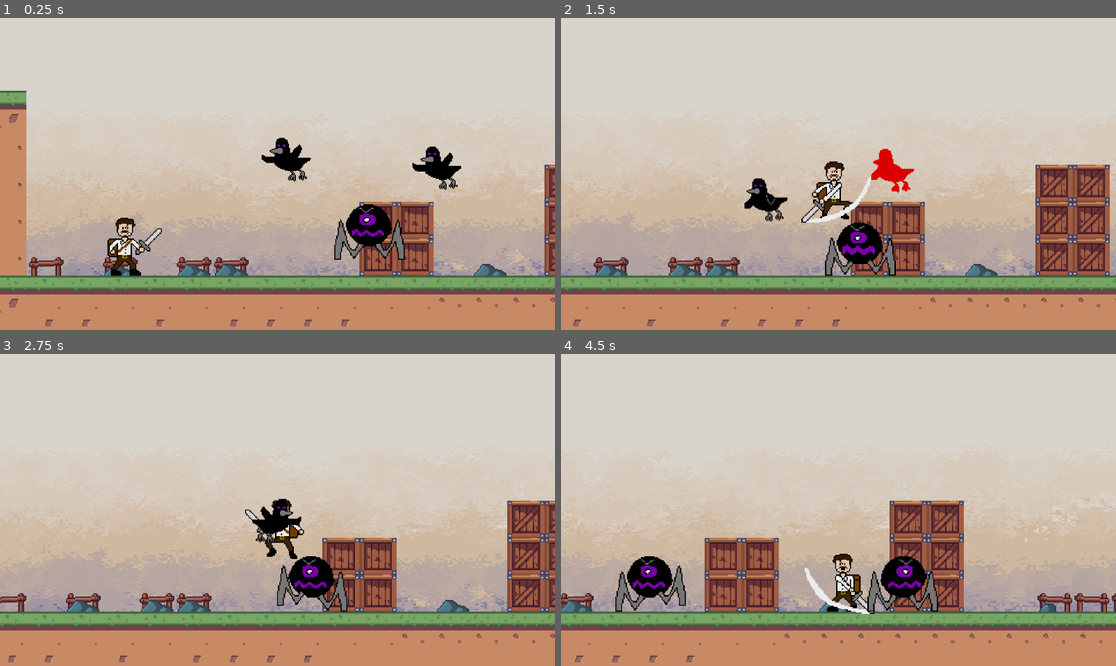
Above: before the commit, frames 1-4 (two rows, left to right).
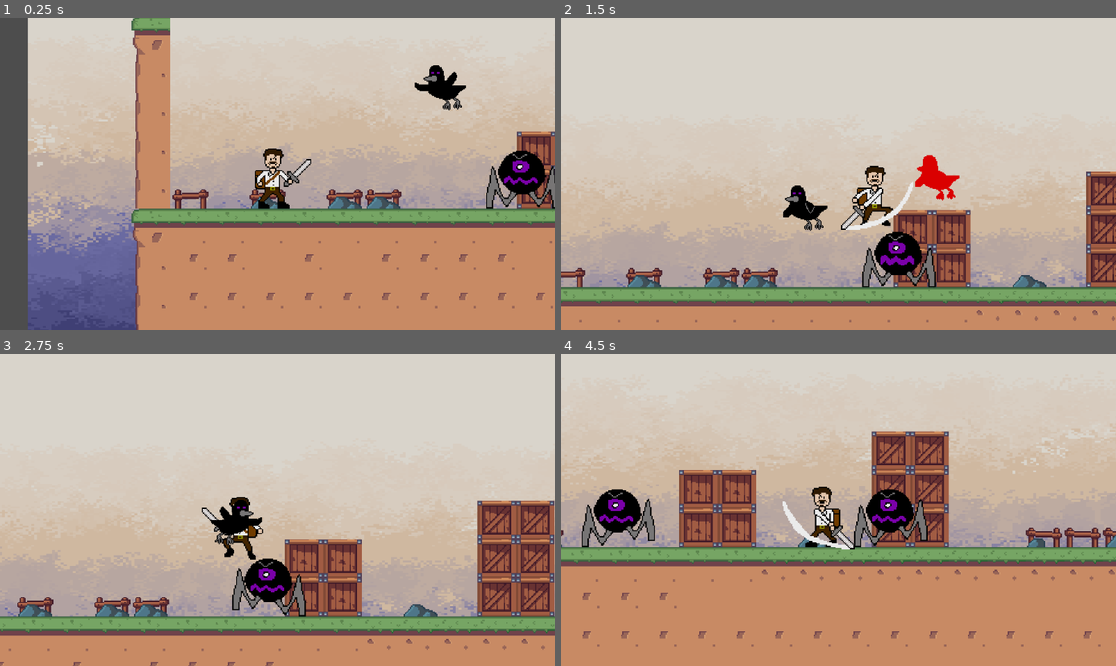
Above: after the commit, the same moments.

Repository: bscott519/ColossalCrisisGame
Game: Godot game, scene res://Scenes/level_1.tscn
Two runs of this game, one before a commit and one after it. Both use one fixed random seed, a clock stepped at 60 frames per second and the inputs below. The engine's default icon, where the game draws it, is replaced by a stand-in: a white triangle on a blue panel in a dark square.
Inputs (mouse positions are in pixels of both pictures, inside the frame that each line leads up to):
- Up to frame 1 (0.25 s): no input
- Up to frame 2 (1.5 s): move the mouse to (960, 158) at 0.52 s; hold D (right) from 0.53 s (still down); click (960, 158) at 0.6 s; tap Space (jump) at 0.77 s; move the mouse to (727, 189) at 1.27 s; right-click (727, 189) at 1.35 s
- Up to frame 3 (2.75 s): tap Space (jump) at 1.52 s; move the mouse to (333, 441) at 2.02 s; release D (right) at 2.03 s; hold A (left) from 2.03 s (still down); click (333, 441) at 2.1 s
- Up to frame 4 (4.5 s): move the mouse to (810, 572) at 2.77 s; release A (left) at 2.78 s; hold D (right) 2.78-4.28 s; right-click (810, 572) at 2.85 s; tap Space (jump) at 3.02, 3.77 s; move the mouse to (1005, 556) at 3.52 s; click (1005, 556) at 3.6 s; move the mouse to (672, 463) at 4.27 s; hold A (left) from 4.28 s (still down); right-click (672, 463) at 4.35 s

The runs differ from the first frame. In frame 1, 62% of the frame differs, in the area x 0-100%, y 0-100%; in frame 2, 25%; in frame 3, 20%; in frame 4, 56%.

Commit message:
progress

Diff:
--- a/Scenes/colosslings.tscn
+++ b/Scenes/colosslings.tscn
@@ -117,7 +117,7 @@
 [node name="AnimatedSprite2D" type="AnimatedSprite2D" parent="."]
 position = Vector2(0, -16)
 sprite_frames = SubResource("SpriteFrames_kobry")
-animation = &"walk"
+animation = &"idle"
 autoplay = "idle"
 
 [node name="CollisionShape2D" type="CollisionShape2D" parent="."]
--- a/Scenes/level_1.tscn
+++ b/Scenes/level_1.tscn
@@ -139,11 +139,16 @@
 shape = SubResource("RectangleShape2D_5k8vq")
 
 [node name="RightWallCollision" type="CollisionShape2D" parent="Collisions"]
-position = Vector2(1095, 149)
+position = Vector2(2223, 105)
 shape = SubResource("RectangleShape2D_ft2ke")
 
 [node name="player" parent="." instance=ExtResource("3_pm7jt")]
 position = Vector2(185, 196)
+
+[node name="Camera2D2" type="Camera2D" parent="player"]
+zoom = Vector2(2.5, 2.5)
+limit_smoothed = true
+position_smoothing_enabled = true
 
 [node name="darkbird" parent="." instance=ExtResource("4_y8ncn")]
 position = Vector2(329, 119)
@@ -159,24 +164,26 @@
 position = Vector2(460, 128)
 
 [node name="colosslings" parent="." node_paths=PackedStringArray("patrol_points") instance=ExtResource("5_1lh3t")]
-position = Vector2(392, 165)
+position = Vector2(388, 213)
 patrol_points = NodePath("PatrolPoints")
 
 [node name="PatrolPoints" type="Node2D" parent="colosslings"]
+position = Vector2(0, -54)
 
 [node name="Point1" type="Marker2D" parent="colosslings/PatrolPoints"]
-position = Vector2(-118, 50)
+position = Vector2(-208, 50)
 
 [node name="Point2" type="Marker2D" parent="colosslings/PatrolPoints"]
 position = Vector2(84, 54)
 
 [node name="colosslings2" parent="." node_paths=PackedStringArray("patrol_points") instance=ExtResource("5_1lh3t")]
-position = Vector2(677, 165)
+position = Vector2(677, 213)
 patrol_points = NodePath("PatrolPoints")
 speed = 3000
 wait_time = 1
 
 [node name="PatrolPoints" type="Node2D" parent="colosslings2"]
+position = Vector2(2.08165e-12, -53)
 
 [node name="Point1" type="Marker2D" parent="colosslings2/PatrolPoints"]
 position = Vector2(-118, 50)
--- a/Scenes/player.tscn
+++ b/Scenes/player.tscn
@@ -200,19 +200,12 @@
 
 [node name="AnimatedSprite2D" type="AnimatedSprite2D" parent="."]
 sprite_frames = SubResource("SpriteFrames_0r8ui")
-animation = &"death"
+animation = &"idle"
 autoplay = "idle"
 
 [node name="CollisionShape2D" type="CollisionShape2D" parent="."]
 position = Vector2(-4, 19)
 shape = SubResource("CircleShape2D_3ijys")
-
-[node name="Camera2D" type="Camera2D" parent="."]
-zoom = Vector2(2.4, 2.4)
-limit_left = 73
-limit_top = 1
-limit_right = 825
-limit_bottom = 240
 
 [node name="DamageZone" type="Area2D" parent="."]
 
--- a/Scripts/colosslings.gd
+++ b/Scripts/colosslings.gd
@@ -27,6 +27,7 @@
 var dmg_to_deal = 10
 var is_deal_dmg: bool = false
 var knockback_force = -50
+var knockback_wait = 10
 var player: CharacterBody2D
 
 func _ready():
@@ -86,9 +87,9 @@
 
 		can_walk = false
 		timer.start()
-		if took_dmg:
-			var knockback_dir = position.direction_to(player.position) * knockback_force
-			velocity.x = knockback_dir.x
+	if took_dmg:
+		var knockback_dir = position.direction_to(player.position) * knockback_force
+		velocity.x = knockback_dir.x
 
 
 	animated_sprite_2d.flip_h = dir.x > 0
